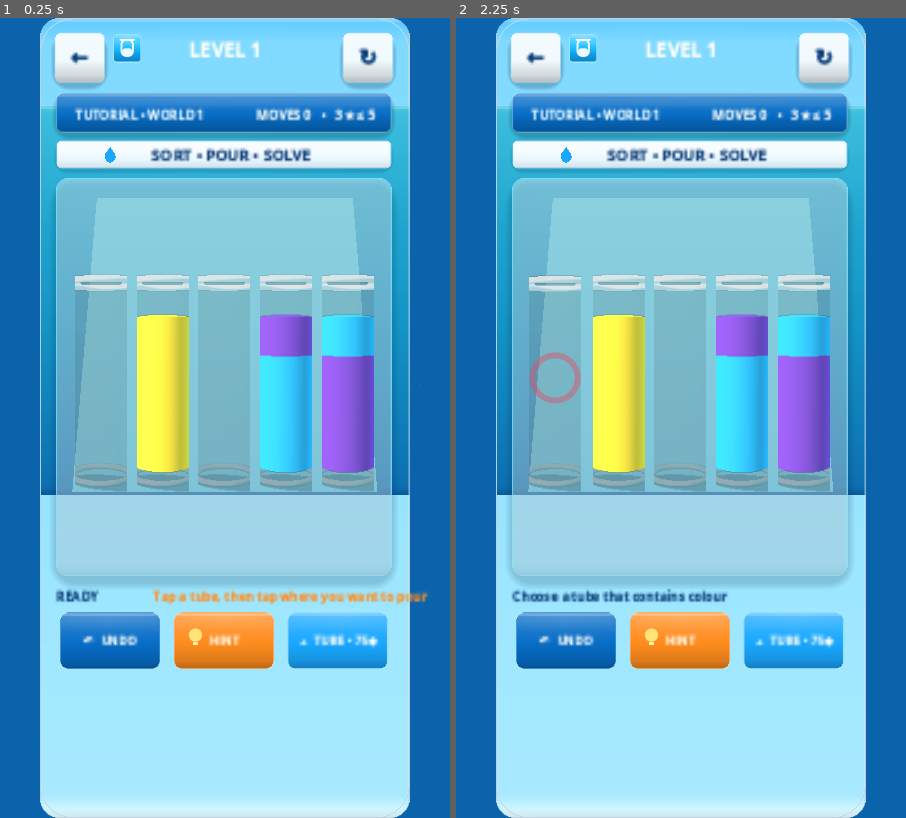
Above: before the commit, frames 1-2 (left to right).
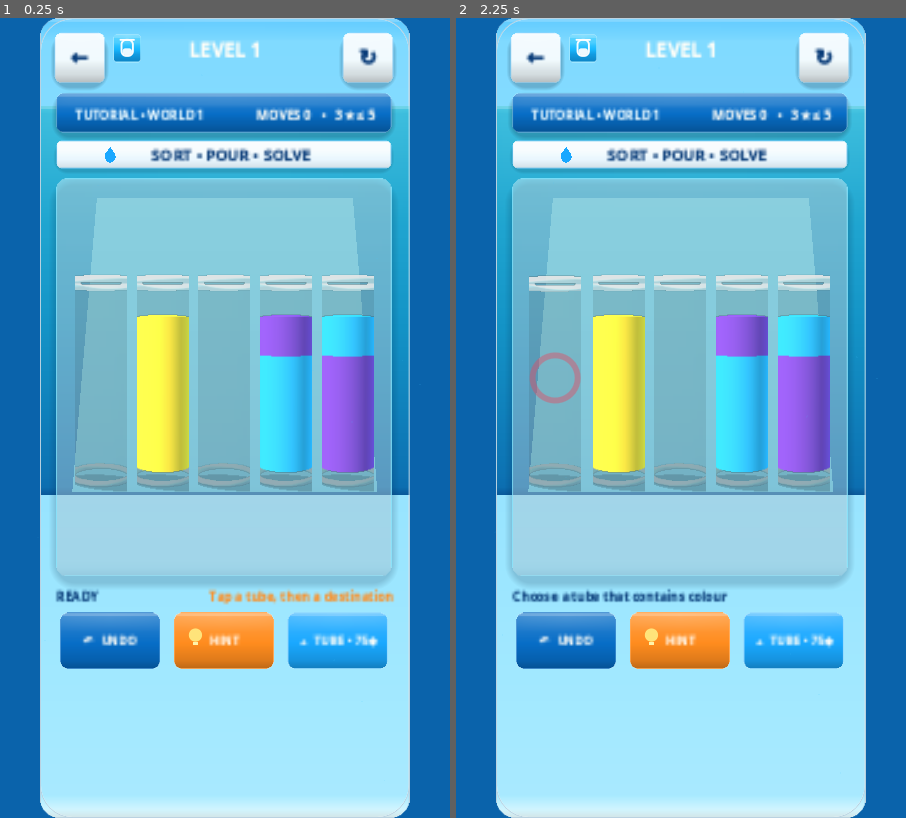
Above: after the commit, the same moments.

Repository: eghosa001/unjam
Game: Godot game, scene res://scenes/WaterSort.tscn
Same seed, same stepped clock (60 frames per second), same inputs: the game is played once before the commit and once after it. This scene is started directly instead of the project's main scene.
Inputs (mouse positions are in pixels of both pictures, inside the frame that each line leads up to):
- Up to frame 1 (0.25 s): no input
- Up to frame 2 (2.25 s): click "↻" at 0.5 s; click "←" at 1.25 s; click (555, 378) at 2.02 s

The runs differ from the first frame. In frame 1, 0.6% of the frame differs, in the area x 33-96%, y 71-74%; in frame 2, nothing differs.

Commit message:
water: tighten gameplay guidance for compact screens

Diff:
--- a/scripts/game/water_sort.gd
+++ b/scripts/game/water_sort.gd
@@ -226,7 +226,7 @@
 	moves = 0
 	history.clear()
 	status_label.text = ""
-	hint_label.text = "Tap a tube, then tap where you want to pour"
+	hint_label.text = "Tap a tube, then a destination"
 	var config := level_config()
 	color_count = int(config.get("colors", 4))
 	par_moves = int(config.get("par", 20))
